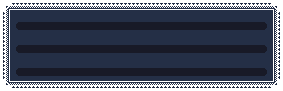
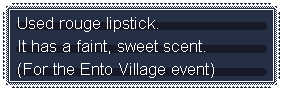
Layers edited between the first and the second w=283, h=91 image:
renamed "Pasted Layer" to "EN", showed it, moved it above "JP", painted on it over [18, 17, 214, 78]
renamed "sアイテム解説75木炭.png" to "sアイテム解説01水.png", painted on it over [18, 17, 214, 78]
